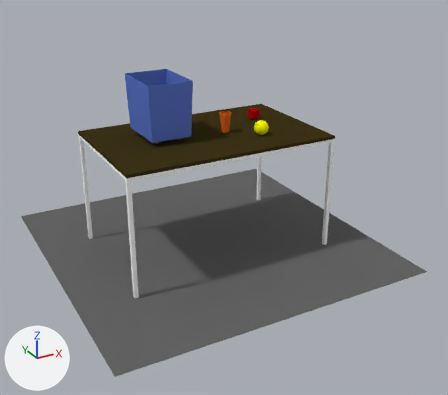
An edit to the Blender file res/example.blend, drawn before and after from the same camera.
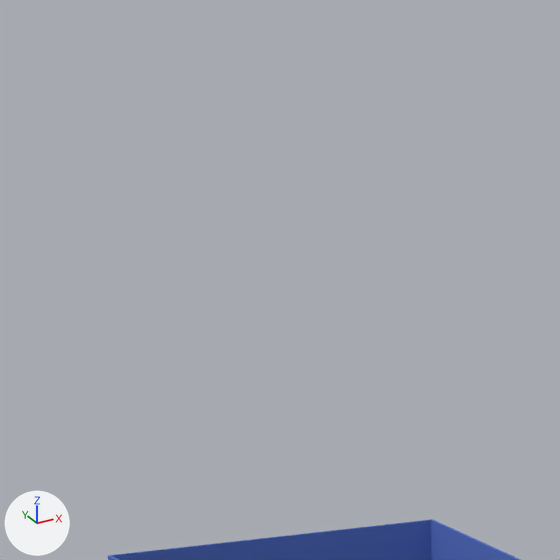
There are two pictures of each version: one whole from a 50 mm camera at (-1.675, -3.288, 1.938) aimed at (0.032, -0.185, 0.386), one close up on the part from 25% to 41% of the width and 0% to 19% of the height. The axes (+X, +Y, +Z) are drawn at lower left. The lights are the same throughout.

Objects in the first close-up: 'blue_bin'.
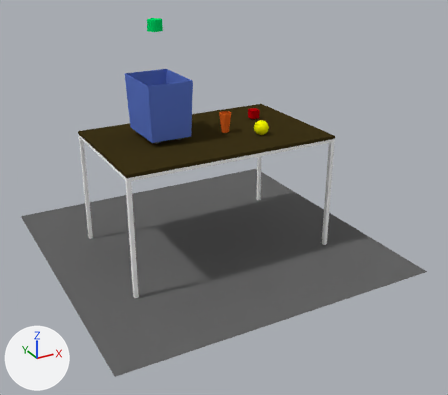
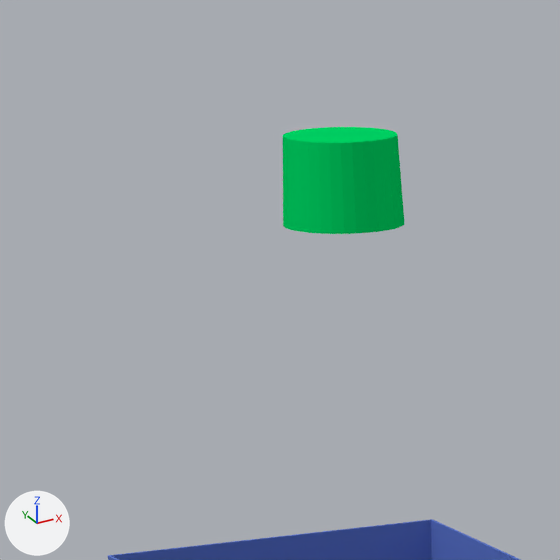
Boxes (x1, y1, x2, y2) around the edits, measured in the close-ups (560 x 560 px):
```json
{"object": "green_cylinder", "change": "moved", "after": [283, 127, 404, 234], "on screen": "not visible before"}
```

Scene script edits in JSON lines:
```json
{"op": "set", "path": "ob_green_cylinder.location", "old": "(-0.25, 0.13, 1.0)", "new": "(-0.25, 0.13, 1.41)"}
```
